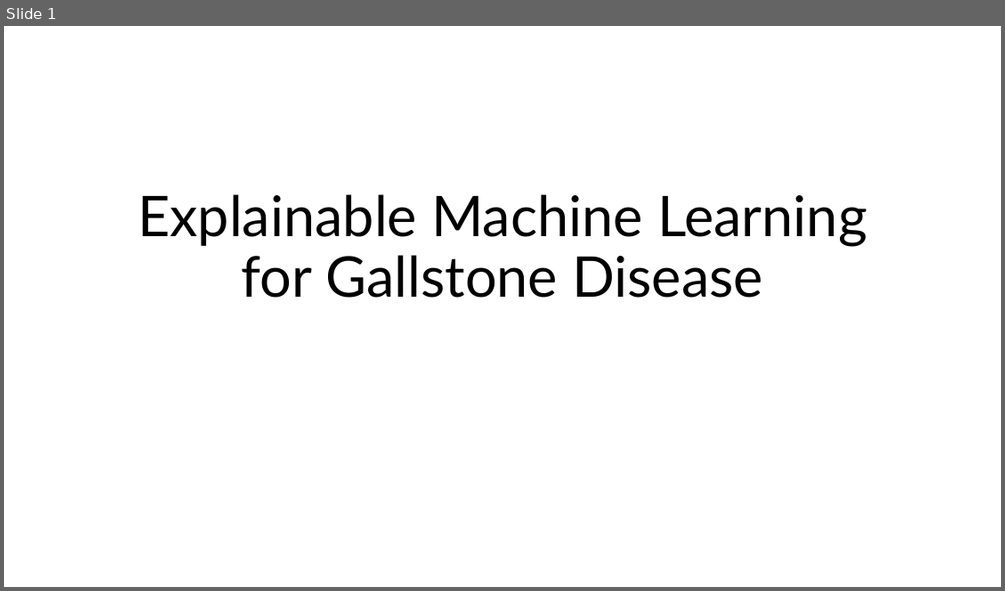
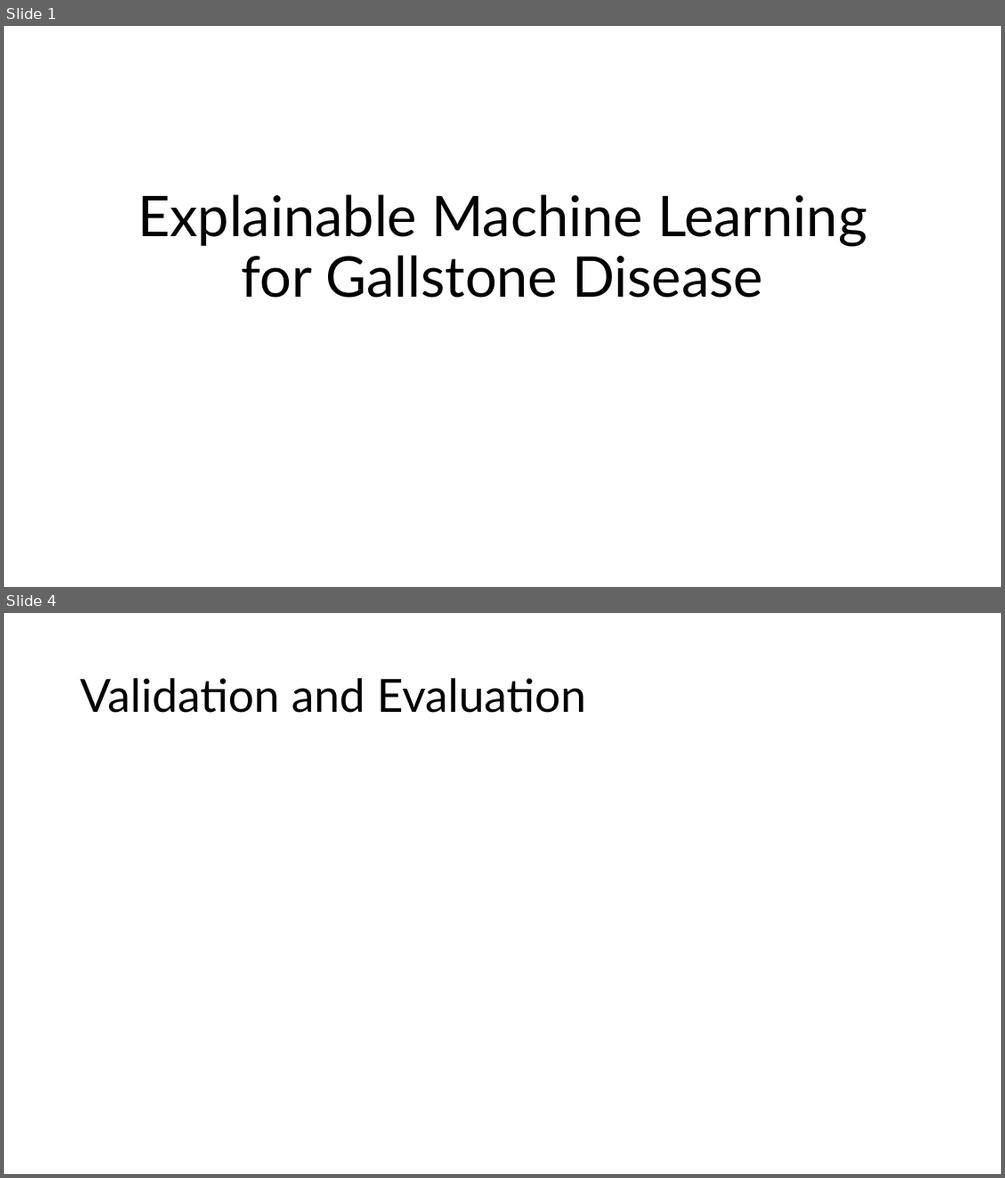
Before and after one commit to MatteoSoldini/DAT540_project, a slide deck: presentation.pptx. Shown one above the other, each under a label of ours: slide 1 before the commit, slides 1 and 4 after it; the slides between them are not shown. The pictures are 1005x591 and 1005x1178 pixels, drawn with LibreOffice and Linux fonts; fonts in the diff are those of the drawing. Boxes give left, top, right and bottom in pixels: in the first picture for what was removed or moved away, otherwise in the second. Text is boxed around its words. In the diff, an @@ line names an element or a change of style, - is before the commit and + after.

```diff
--- a/presentation.pptx
+++ b/presentation.pptx
@@ slide 4 added at bbox=[4, 613, 1001, 1174], background #FFFFFF @@
@@ title added at bbox=[80, 678, 586, 713], 44 pt, text #000000 @@
+Validation and Evaluation
```
Also in this commit, not shown: 2 other slides added.
